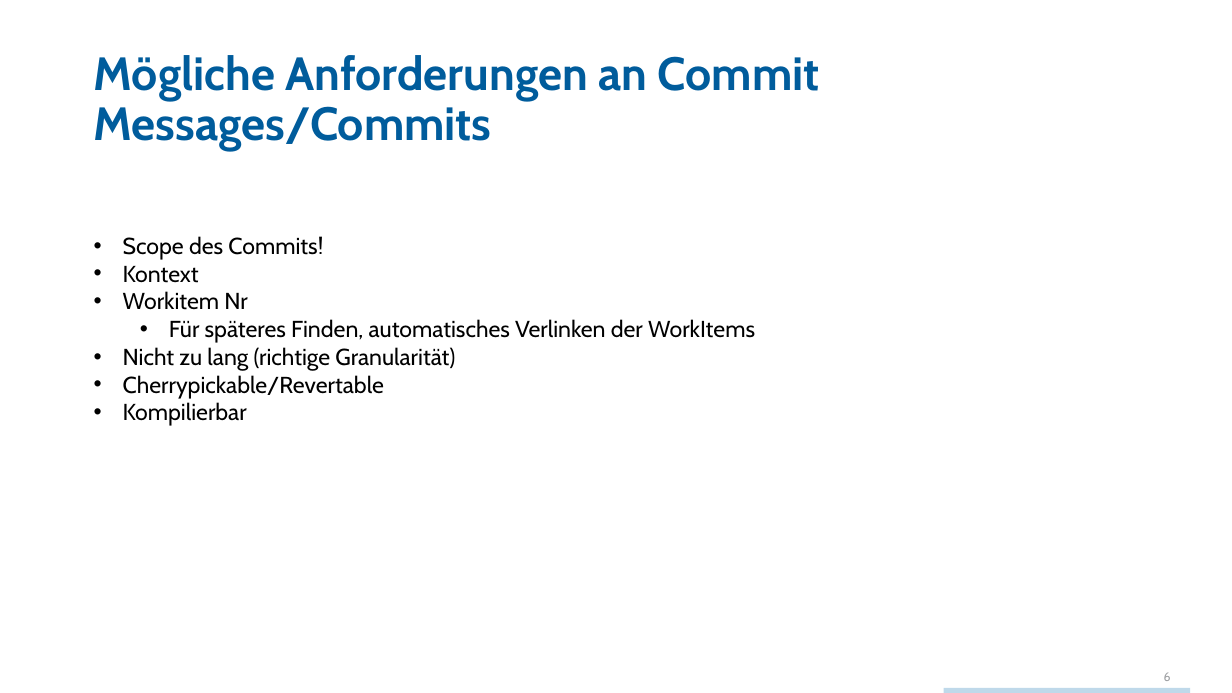
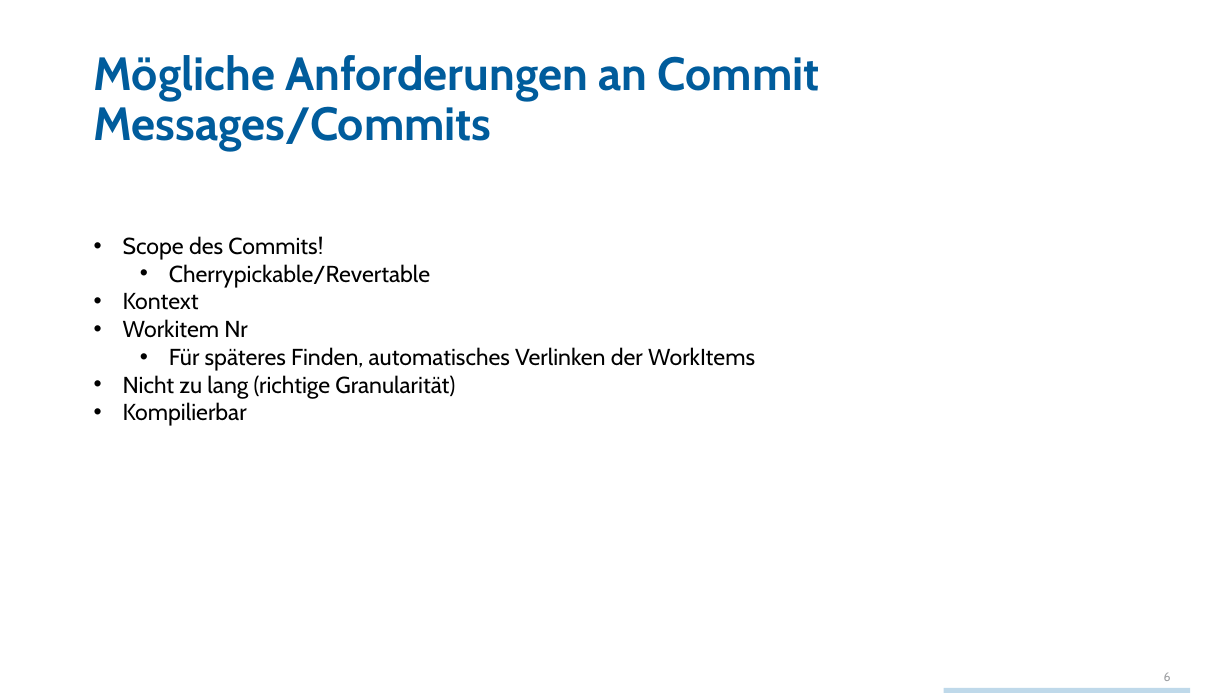
Before and after one commit to techtalk/CodingDojos, a slide deck: slide 6 of CommitMessages/CodingDojo_CommitMessages.pptx. Drawn at 1232x693 pixels with LibreOffice and Linux fonts; fonts in the diff are those of the drawing; background and template pictures are left out. Boxes give left, top, right and bottom in pixels: in the first picture for what was removed or moved away, otherwise in the second. Text is boxed around its words. In the diff, an @@ line names an element or a change of style, - is before the commit and + after.

```diff
--- a/CommitMessages/CodingDojo_CommitMessages.pptx
+++ b/CommitMessages/CodingDojo_CommitMessages.pptx
@@ text at bbox=[169, 264, 430, 288]: paragraph added @@
+  • Cherrypickable/Revertable
@@ text at bbox=[123, 375, 384, 399]: paragraph removed @@
-• Cherrypickable/Revertable
```
Also in this commit, not shown: 1 other slide changed, 1 other file.
